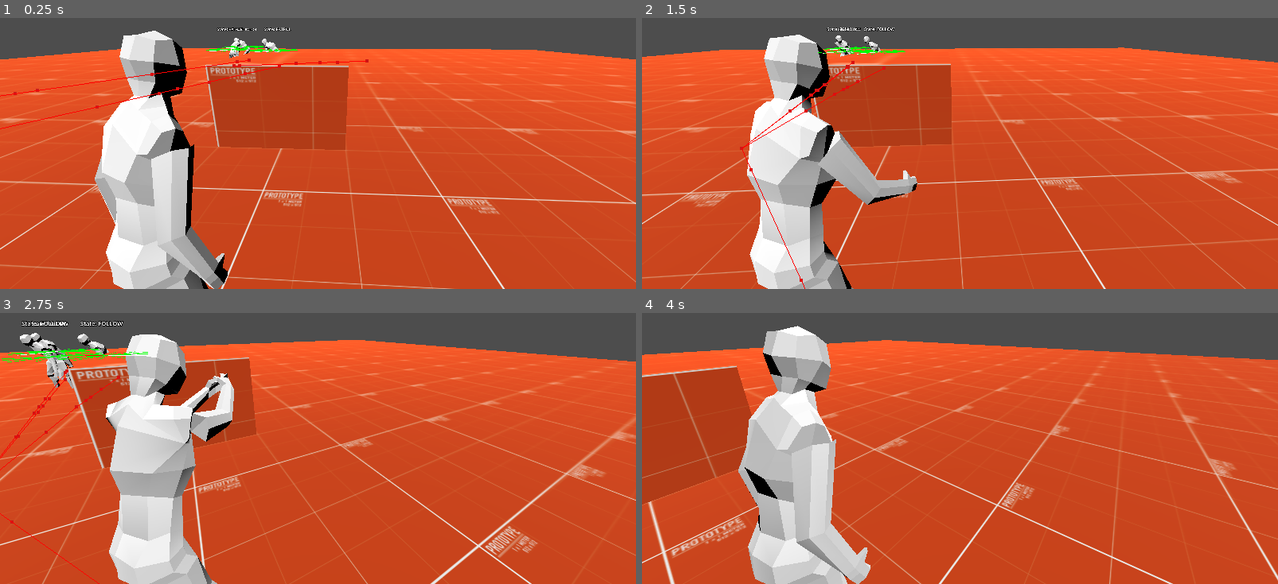
Above: before the commit, frames 1-4 (two rows, left to right).
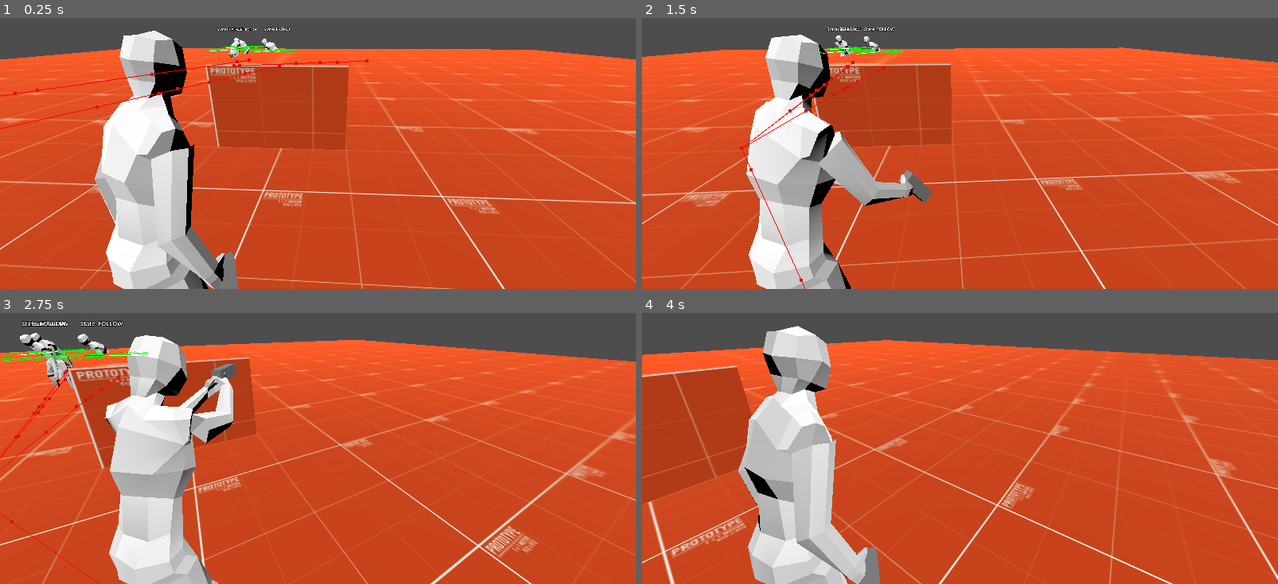
Above: after the commit, the same moments.

Repository: Vosnov/GD_APrototype
Game: Godot game, scene res://main.tscn
The game is run twice, just before and just after one commit, with the same random seed, the same clock (stepped at 60 frames per second) and the same inputs. The engine's default icon, where the game draws it, is replaced by a stand-in: a white triangle on a blue panel in a dark square.
Inputs (mouse positions are in pixels of both pictures, inside the frame that each line leads up to):
- Up to frame 1 (0.25 s): no input
- Up to frame 2 (1.5 s): move the mouse to (991, 110) at 0.52 s; hold D (right) 0.53-1.28 s; hold Right mouse button (aim) 0.53-1.28 s; click (991, 110) at 0.8 s; move the mouse to (928, 112) at 1.27 s; hold A (left) from 1.28 s (still down); click (928, 112) at 1.35 s
- Up to frame 3 (2.75 s): tap W (top) at 1.55, 2.1 s; move the mouse to (330, 399) at 2.02 s; release A (left) at 2.03 s; hold D (right) from 2.03 s (still down); hold Right mouse button (aim) from 2.03 s (still down)
- Up to frame 4 (4 s): move the mouse to (953, 410) at 2.77 s; release Right mouse button (aim) at 2.78 s; right-click (953, 410) at 2.85 s; click (953, 410) at 3.05 s; move the mouse to (1004, 410) at 3.52 s; release D (right) at 3.53 s; hold A (left) from 3.53 s (still down); tap S (bottom) at 3.6 s; tap W (top) at 3.8 s

The runs differ from the first frame. In frame 1, 0.3% of the frame differs, in the area x 34-38%, y 86-100%; in frame 2, 1.2%, in the area x 16-46%, y 6-100%; in frame 3, 1.0%; in frame 4, 0.3%.

Commit message:
base gun

Diff:
--- a/Nodes/Charecters/Enemy/enemy_type_1.tscn
+++ b/Nodes/Charecters/Enemy/enemy_type_1.tscn
@@ -135,31 +135,31 @@
 transform = Transform3D(-0.4, 0, -3.49691e-08, 0, 0.4, 0, 3.49691e-08, 0, -0.4, 0, 0, 0)
 
 [node name="Skeleton3D" parent="enemyType1/Armature" index="0"]
-bones/0/position = Vector3(0.160947, -0.534391, -0.0423981)
+bones/0/position = Vector3(0.0435541, -0.535082, 0.00399626)
 bones/0/rotation = Quaternion(0.210705, -0.192415, -0.00365799, 0.958419)
 bones/1/rotation = Quaternion(0.245982, -0.181089, 0.0232393, 0.951924)
-bones/2/rotation = Quaternion(0.304084, -0.0974221, -0.0109821, 0.947587)
+bones/2/rotation = Quaternion(0.303865, -0.0969689, -0.0109926, 0.947704)
 bones/3/rotation = Quaternion(-0.192146, 0.282214, -0.00120114, 0.939912)
-bones/4/rotation = Quaternion(-0.0284909, -0.000876954, 1.60969e-08, 0.999594)
+bones/4/rotation = Quaternion(-0.263927, 0.0167758, 2.75105e-09, 0.964397)
 bones/5/position = Vector3(0.206725, 0.914528, 0.200227)
-bones/5/rotation = Quaternion(0.0985168, -0.112388, -0.760036, 0.632463)
+bones/5/rotation = Quaternion(0.118609, -0.0724492, -0.803613, 0.578696)
 bones/6/position = Vector3(0.0189716, 0.456808, 0.0756623)
-bones/6/rotation = Quaternion(0.24099, 0.00323487, -0.352719, 0.904158)
-bones/7/rotation = Quaternion(0.453205, 0.0172269, 0.151038, 0.878348)
+bones/6/rotation = Quaternion(0.185504, 0.0176033, -0.39266, 0.900609)
+bones/7/rotation = Quaternion(0.379984, 0.014725, 0.106565, 0.918716)
 bones/11/position = Vector3(-0.242826, 0.89598, 0.23957)
 bones/11/rotation = Quaternion(0.2106, 0.00167757, 0.868786, 0.448169)
-bones/12/rotation = Quaternion(-0.273982, 0.368364, 0.800456, -0.385372)
+bones/12/rotation = Quaternion(-0.17656, 0.391342, 0.839758, -0.332394)
 bones/12/scale = Vector3(1.00004, 0.999996, 1.00007)
-bones/13/rotation = Quaternion(-0.23706, -0.012777, -0.403215, 0.883774)
+bones/13/rotation = Quaternion(-0.245743, -0.0126429, -0.417983, 0.874494)
 bones/13/scale = Vector3(0.999978, 0.999987, 1.00001)
-bones/14/rotation = Quaternion(0.218228, 0.296937, 0.894965, 0.251481)
+bones/14/rotation = Quaternion(0.278335, 0.173532, 0.916565, 0.228745)
 bones/14/scale = Vector3(1.00003, 0.999999, 1.00006)
-bones/15/rotation = Quaternion(-0.165867, -0.0111269, 0.336346, 0.92695)
+bones/15/rotation = Quaternion(-0.169504, -0.0110865, 0.343721, 0.923581)
 bones/15/scale = Vector3(0.99999, 0.999987, 0.999999)
-bones/16/position = Vector3(-0.298913, -0.97592, 1.43744)
-bones/17/position = Vector3(-0.438749, -2.19834, -0.222749)
+bones/16/position = Vector3(-0.156782, -1.08701, 1.11655)
+bones/17/position = Vector3(-0.399367, -2.11167, -0.641656)
 bones/18/position = Vector3(-1.07797, -1.1141, 0.842318)
-bones/19/position = Vector3(0.636253, -2.13399, 0.498832)
+bones/19/position = Vector3(0.34445, -2.15402, 0.445144)
 bones/20/position = Vector3(0.139478, -1.10786, 1.13867)
 
 [node name="CollisionShape3D" type="CollisionShape3D" parent="."]
--- a/Nodes/Charecters/player.tscn
+++ b/Nodes/Charecters/player.tscn
@@ -1,7 +1,8 @@
-[gd_scene load_steps=26 format=3 uid="uid://dmruxdnqw4rtm"]
+[gd_scene load_steps=27 format=3 uid="uid://dmruxdnqw4rtm"]
 
 [ext_resource type="Script" path="res://Scripts/Player/player.gd" id="1_argoq"]
 [ext_resource type="PackedScene" uid="uid://bbh0f6e0pgr5d" path="res://Models/Player/myNewPlayer.glb" id="3_dwu3i"]
+[ext_resource type="PackedScene" uid="uid://fgy3u75rkh4s" path="res://Nodes/Guns/base_gun.tscn" id="3_g63f8"]
 [ext_resource type="PackedScene" uid="uid://bqsd8fu40qpul" path="res://Nodes/Components/aim_component.tscn" id="4_p34vl"]
 [ext_resource type="PackedScene" uid="uid://bdq7nuo5brc0d" path="res://Nodes/Components/gun_ik_component.tscn" id="5_2jfyf"]
 [ext_resource type="Script" path="res://Scripts/Player/animations.gd" id="14_k2vgs"]
@@ -124,37 +125,45 @@
 transform = Transform3D(-0.4, 0, -3.49691e-08, 0, 0.4, 0, 3.49691e-08, 0, -0.4, 0, 0, 0)
 
 [node name="Skeleton3D" parent="myNewPlayer/Armature" index="0"]
-bones/0/position = Vector3(-0.00202625, -0.360214, -0.00490724)
+bones/0/position = Vector3(-0.00194469, -0.357979, -0.00479749)
 bones/0/rotation = Quaternion(0.0186382, -0.196081, -0.00372765, 0.980404)
 bones/1/rotation = Quaternion(0.0697058, -1.36916e-08, -2.80468e-08, 0.997568)
 bones/2/rotation = Quaternion(0.112641, -2.86949e-14, 2.68558e-08, 0.993636)
 bones/3/rotation = Quaternion(-0.103738, 8.51478e-10, -3.35284e-09, 0.994605)
-bones/4/rotation = Quaternion(0.120672, 0.194683, -4.88073e-09, 0.973415)
+bones/4/rotation = Quaternion(0.106556, 0.195, -3.82082e-09, 0.974998)
 bones/5/position = Vector3(0.203192, 1.00571, 0.0142442)
-bones/5/rotation = Quaternion(-0.0832957, -0.373981, -0.76402, 0.519109)
+bones/5/rotation = Quaternion(-0.0837485, -0.373315, -0.763972, 0.519586)
 bones/6/position = Vector3(0.0114507, 0.377625, 0.0379625)
-bones/6/rotation = Quaternion(0.0510047, -0.209226, -0.359425, 0.907985)
-bones/7/rotation = Quaternion(0.571076, 0.188972, -0.0367572, 0.798004)
+bones/6/rotation = Quaternion(0.0509631, -0.209164, -0.360524, 0.907566)
+bones/7/rotation = Quaternion(0.573029, 0.188309, -0.0374399, 0.796728)
 bones/11/position = Vector3(-0.170101, 1.01711, 0.0341247)
-bones/11/rotation = Quaternion(0.242792, 0.466634, 0.674236, 0.518373)
+bones/11/rotation = Quaternion(0.24205, 0.465304, 0.674607, 0.519432)
 bones/12/position = Vector3(-0.0310587, 0.396934, -0.0644502)
-bones/12/rotation = Quaternion(0.379498, -0.0133443, 0.201263, 0.902938)
-bones/13/rotation = Quaternion(0.273203, 0.000999853, -0.168057, 0.947162)
-bones/17/position = Vector3(0.241633, 0.131853, 0.0359709)
-bones/17/rotation = Quaternion(-0.301077, 0.12498, 0.936533, -0.128989)
+bones/12/rotation = Quaternion(0.380689, -0.0133071, 0.201467, 0.902391)
+bones/13/rotation = Quaternion(0.275247, 0.000882711, -0.168785, 0.946441)
+bones/17/position = Vector3(0.241132, 0.132018, 0.0343962)
+bones/17/rotation = Quaternion(-0.301192, 0.13199, 0.934358, -0.137247)
 bones/17/scale = Vector3(1.00004, 0.999997, 1.00006)
-bones/18/rotation = Quaternion(-0.168193, -0.0149511, -0.299337, 0.939087)
+bones/18/rotation = Quaternion(-0.170371, -0.0150485, -0.304923, 0.936893)
 bones/18/scale = Vector3(0.999992, 0.999997, 1)
-bones/19/position = Vector3(-0.250648, 0.130869, 0.0163022)
-bones/19/rotation = Quaternion(0.518615, 0.109056, 0.842562, 0.0960979)
+bones/19/position = Vector3(-0.250141, 0.130803, 0.0202855)
+bones/19/rotation = Quaternion(0.521634, 0.0988848, 0.842168, 0.0941963)
 bones/19/scale = Vector3(1.00003, 0.999998, 1.00006)
-bones/20/rotation = Quaternion(-0.126904, -0.0115617, 0.247358, 0.960508)
-bones/21/position = Vector3(-0.00997388, 1.04883, 1.59797)
-bones/22/position = Vector3(-0.344255, 1.10742, 1.5645)
-bones/23/position = Vector3(-0.326957, -2.11548, -0.181893)
-bones/24/position = Vector3(-0.498063, -1.14314, 1.08265)
-bones/25/position = Vector3(0.316956, -2.01053, 0.0790805)
-bones/26/position = Vector3(-0.0381699, -1.13098, 1.10853)
+bones/20/rotation = Quaternion(-0.129156, -0.011702, 0.250666, 0.959348)
+bones/21/position = Vector3(-0.00997388, 1.04883, 1.5956)
+bones/22/position = Vector3(-0.344255, 1.10742, 1.56214)
+bones/23/position = Vector3(-0.326957, -2.112, -0.225583)
+bones/24/position = Vector3(-0.49365, -1.14488, 1.08284)
+bones/25/position = Vector3(0.317462, -2.01272, 0.106005)
+bones/26/position = Vector3(-0.0382768, -1.13107, 1.109)
+
+[node name="BoneAttachment3D" type="BoneAttachment3D" parent="myNewPlayer/Armature/Skeleton3D" index="2"]
+transform = Transform3D(-0.479878, 0.347315, 0.805661, 0.872922, 0.281009, 0.398799, -0.0878889, 0.894654, -0.438029, -0.342091, 1.16117, 1.52734)
+bone_name = "Bone.011.R"
+bone_idx = 14
+
+[node name="BaseGun" parent="myNewPlayer/Armature/Skeleton3D/BoneAttachment3D" instance=ExtResource("3_g63f8")]
+transform = Transform3D(0.485675, 0.867444, 0.107989, -0.33326, 0.297949, -0.894519, -0.808121, 0.398457, 0.433789, 0.0530801, 0.212241, 0.14896)
 
 [node name="CollisionShape3D" type="CollisionShape3D" parent="."]
 transform = Transform3D(1, 0, 0, 0, 1, 0, 0, 0, 1, 0, -0.0584707, -0.125943)
--- /dev/null
+++ b/Nodes/Guns/base_gun.tscn
@@ -0,0 +1,14 @@
+[gd_scene load_steps=3 format=3 uid="uid://fgy3u75rkh4s"]
+
+[ext_resource type="Script" path="res://Scripts/Player/base_gun.gd" id="1_aldq5"]
+
+[sub_resource type="BoxMesh" id="BoxMesh_fj03s"]
+
+[node name="BaseGun" type="Node3D"]
+script = ExtResource("1_aldq5")
+
+[node name="MeshInstance3D" type="MeshInstance3D" parent="."]
+transform = Transform3D(0.142, 0, 0, 0, 0.193, 0, 0, 0, 0.621, 0, 0, -0.30005)
+mesh = SubResource("BoxMesh_fj03s")
+
+[node name="ShotTimer" type="Timer" parent="."]
--- /dev/null
+++ b/Nodes/ui.tscn
@@ -0,0 +1,3 @@
+[gd_scene format=3 uid="uid://en3g0v7xjkgn"]
+
+[node name="UI" type="CanvasLayer"]
--- a/Scripts/Components/aim_target_component.gd
+++ b/Scripts/Components/aim_target_component.gd
@@ -20,16 +20,16 @@
 	aim_icon.visible = value
 	is_aim_target = value
 
-	if value:
+	if value and not anim_player.is_playing():
 		anim_player.play("aim_target_anim")
-	else:
+	if not value:
 		anim_player.stop()
 
 func _on_aim_target(_enemy: Enemy):
-	set_target(false)
 	if _enemy == ENEMY:
 		set_target(true)
-
+	else:
+		set_target(false)
 func _on_aim_target_remove():
 	set_target(false)
 
--- a/Scripts/Player/animations.gd
+++ b/Scripts/Player/animations.gd
@@ -7,6 +7,9 @@
 var input_dir = Vector2()
 var is_aim = false
 var is_run = false
+
+func _ready():
+	Events.connect('player_shot', _on_player_shot)
 
 func _physics_process(delta):
 	is_aim = false
@@ -34,7 +37,8 @@
 		ANIMATION_TREE.set("parameters/aim_iwr/blend_position", input_dir)
 
 func _input(_event):
-	if Input.is_action_just_pressed("shot"):
-		ANIMATION_TREE.set("parameters/shot/request", AnimationNodeOneShot.ONE_SHOT_REQUEST_FIRE)
 	if Input.is_action_just_released("aim"):
 		ANIMATION_TREE.set("parameters/shot/request", AnimationNodeOneShot.ONE_SHOT_REQUEST_ABORT)
+
+func _on_player_shot():
+	ANIMATION_TREE.set("parameters/shot/request", AnimationNodeOneShot.ONE_SHOT_REQUEST_FIRE)
--- /dev/null
+++ b/Scripts/Player/base_gun.gd
@@ -0,0 +1,34 @@
+extends Node3D
+
+@export var MAX_AMOUNT_LOADED = 9
+@export var AMMOUNT_LOADED = 9
+@export var AMOUNT_TOTAL = 12
+@export var SHOT_TIMEOUT = 0.4
+
+@onready var shot_timer = $ShotTimer
+
+var aiming = false
+
+func shot():
+	if not shot_timer.is_stopped(): return
+
+	if AMMOUNT_LOADED <= 0:
+		return
+
+	AMMOUNT_LOADED -= 1
+	shot_timer.one_shot = true
+	shot_timer.start(SHOT_TIMEOUT)
+	Events.emit_signal("player_shot")
+	print_debug(str("GUN AMOUNT LOADED: ", AMMOUNT_LOADED, " GUN AMOUNT TOTAL: ", AMOUNT_TOTAL))
+
+func reload():
+	AMMOUNT_LOADED = min(AMOUNT_TOTAL, MAX_AMOUNT_LOADED)
+	AMOUNT_TOTAL -= AMMOUNT_LOADED
+	print_debug(str("GUN AMOUNT LOADED: ", AMMOUNT_LOADED, " GUN AMOUNT TOTAL: ", AMOUNT_TOTAL))
+
+func _input(event):
+	aiming = Input.is_action_pressed("aim")
+	if Input.is_action_just_pressed("shot") and aiming:
+		shot()
+	if Input.is_action_just_pressed("reload"):
+		reload()
--- a/Scripts/Player/player.gd
+++ b/Scripts/Player/player.gd
@@ -61,8 +61,8 @@
 func _input(event):
 	if event is InputEventMouseMotion:
 		rotation.y -= deg_to_rad(event.relative.x) * get_rotate_speed()
-	if Input.is_action_just_pressed("shot") and aiming:
-		Events.emit_signal("player_shot")
+	#if Input.is_action_just_pressed("shot") and aiming:
+		#Events.emit_signal("player_shot")
 
 func update_ui():
 	pass
--- a/Scripts/events.gd
+++ b/Scripts/events.gd
@@ -1,10 +1,11 @@
 extends Node
 
-signal player_shot()
-
+#ENEMY
 signal enemy_target(enemy: Enemy)
 signal enemy_target_remove()
 signal enemy_take_damage(enemy: Enemy, damage: float)
-
+#PLAYER
+signal player_shot()
+signal player_take_damage(damage: float)
+#UI
 signal player_hp_ui(hp: float)
-signal player_take_damage(damage: float)
--- a/project.godot
+++ b/project.godot
@@ -56,6 +56,11 @@
 "events": [Object(InputEventMouseButton,"resource_local_to_scene":false,"resource_name":"","device":-1,"window_id":0,"a …(239 unchanged characters)…
 ]
 }
+reload={
+"deadzone": 0.5,
+"events": [Object(InputEventKey,"resource_local_to_scene":false,"resource_name":"","device":-1,"window_id":0,"alt_pressed":false,"shift_pressed":false,"ctrl_pressed":false,"meta_pressed":false,"pressed":false,"keycode":0,"physical_keycode":82,"key_label":0,"unicode":114,"echo":false,"script":null)
+]
+}
 
 [layer_names]
 
